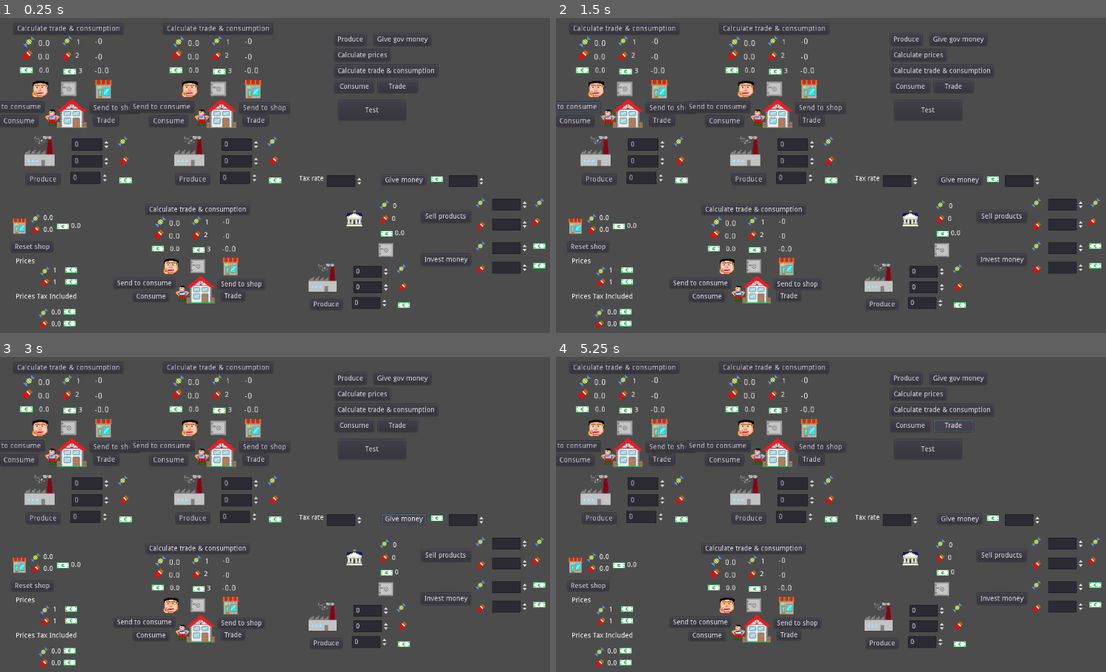
Above: before the commit, frames 1-4 (two rows, left to right).
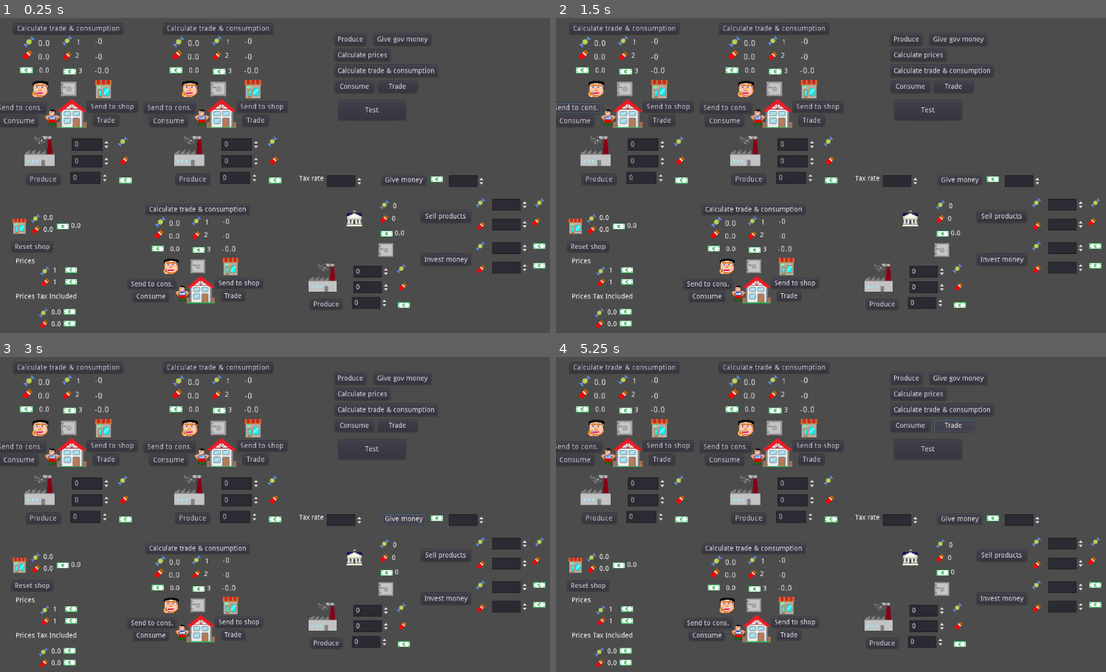
Above: after the commit, the same moments.

Repository: carlostgit/Fiat2
Game: Godot game, scene res://Fiat.tscn
The game is run twice, just before and just after one commit, with the same random seed, the same clock (stepped at 60 frames per second) and the same inputs.
Inputs (mouse positions are in pixels of both pictures, inside the frame that each line leads up to):
- Up to frame 1 (0.25 s): no input
- Up to frame 2 (1.5 s): click "Consume" at 0.5 s; click (567, 106) at 1.25 s, where only the run before the commit has a clickable "Send to consume"
- Up to frame 3 (3 s): click (22, 448) at 2 s, where only the run after the commit has a clickable "Send to cons."; click "Give money" at 2.75 s
- Up to frame 4 (5.25 s): click "Produce" at 3.5 s; click "Give gov money" at 4.25 s; click "Trade" at 5 s

The runs differ from the first frame. In frame 1, 0.6% of the frame differs, in the area x 0-52%, y 26-86%; in frame 2, 0.7%; in frame 3, 0.6%; in frame 4, 0.6%.

Commit message:
Avanzo y arreglo bug relacionado con copia de diccionarios

Diff:
--- a/Consumer.gd
+++ b/Consumer.gd
@@ -46,7 +46,7 @@
 
 
 func calculated_consumption_of_person(consumpt_dict):
-	_to_be_consumed_dict = consumpt_dict
+	_to_be_consumed_dict = consumpt_dict.duplicate()
 	update_labels()
 
 
--- a/Owner.gd
+++ b/Owner.gd
@@ -59,35 +59,31 @@
 		var old_value:float = _owned_amounts["bill"]
 		var value_to_add:float = product_amount_dict["bill"]
 		var new_value:float = old_value+value_to_add
-		$Bill/OwnedBillsLabel.set_text(str(new_value))
 		_owned_amounts["bill"]=new_value
 	if product_amount_dict.has("candy"):
 		var old_value:float = _owned_amounts["candy"]
 		var value_to_add:float = product_amount_dict["candy"]
 		var new_value:float = old_value+value_to_add
-		$Candy/OwnedCandiesLabel.set_text(str(new_value))
 		_owned_amounts["candy"]=new_value
 	if product_amount_dict.has("chocolate"):
 		var old_value:float = _owned_amounts["chocolate"]
 		var value_to_add:float = product_amount_dict["chocolate"]
 		var new_value:float = old_value+value_to_add
-		$Chocolate/OwnedChocolatesLabel.set_text(str(new_value))
 		_owned_amounts["chocolate"]=new_value
+	update_labels()
 	emit_products_updated_signal()
 
 func initialize_products(product_amount_dict:Dictionary):
 	if product_amount_dict.has("bill"):
 		var value:float = product_amount_dict["bill"]
-		$Bill/OwnedBillsLabel.set_text(str(value))
 		_owned_amounts["bill"]=value
 	if product_amount_dict.has("candy"):
 		var value:float = product_amount_dict["candy"]
-		$Candy/OwnedCandiesLabel.set_text(str(value))
 		_owned_amounts["candy"]=value
 	if product_amount_dict.has("chocolate"):
 		var value:float = product_amount_dict["chocolate"]
-		$Chocolate/OwnedChocolatesLabel.set_text(str(value))
 		_owned_amounts["chocolate"]=value
+	update_labels()
 
 func get_products()->Dictionary:
 	return _owned_amounts
@@ -99,14 +95,14 @@
 
 
 func _on_Trader_send_to_shop_signal(amountsdict):
-	_in_market_amounts = amountsdict
+	_in_market_amounts = amountsdict.duplicate()
 	update_labels()
 	emit_products_updated_signal()
 
 
 
 func _on_Consumer_send_products_to_consume_signal(to_be_consumed_dict):
-	_for_consumption_amounts = to_be_consumed_dict
+	_for_consumption_amounts = to_be_consumed_dict.duplicate()
 	update_labels()
 
 
--- a/TraderPerson.tscn
+++ b/TraderPerson.tscn
@@ -129,9 +129,10 @@
 }
 
 [node name="SendToShopButton" type="Button" parent="."]
-margin_left = 35.0
-margin_top = -20.0
-margin_right = 107.0
+margin_left = 30.0
+margin_top = -22.0
+margin_right = 125.0
+margin_bottom = -2.0
 text = "Send to shop"
 __meta__ = {
 "_edit_use_anchors_": false
@@ -148,21 +149,20 @@
 }
 
 [node name="SendToConsumeButton" type="Button" parent="."]
-margin_left = -176.0
-margin_top = -22.0
-margin_right = -53.0
-margin_bottom = -2.0
-text = "Send to consume"
+margin_left = -148.0
+margin_top = -20.0
+margin_right = -50.0
+text = "Send to cons."
 __meta__ = {
 "_edit_use_anchors_": false
 }
 [connection signal="send_products_to_consume_signal" from="Consumer" to="Owner" method="_on_Consumer_send_products_to_consume_signal"]
+[connection signal="send_to_shop_signal" from="Trader" to="Owner" method="_on_Trader_send_to_shop_signal"]
 [connection signal="send_to_shop_signal" from="Trader" to="." method="_on_Trader_send_to_shop_signal"]
-[connection signal="send_to_shop_signal" from="Trader" to="Owner" method="_on_Trader_send_to_shop_signal"]
 [connection signal="owner_products_updated_signal" from="Owner" to="." method="_on_Owner_owner_products_updated_signal"]
 [connection signal="pressed" from="CalcTradeAndConsumptionButton" to="." method="_on_CalcTradeAndConsumptionButton_pressed"]
+[connection signal="pressed" from="ConsumeButton" to="Owner" method="_on_ConsumeButton_pressed"]
 [connection signal="pressed" from="ConsumeButton" to="Consumer" method="_on_ConsumeButton_pressed"]
-[connection signal="pressed" from="ConsumeButton" to="Owner" method="_on_ConsumeButton_pressed"]
 [connection signal="pressed" from="SendToShopButton" to="Trader" method="_on_SendToShopButton_pressed"]
 [connection signal="pressed" from="TradeButton" to="." method="_on_TradeButton_pressed"]
 [connection signal="pressed" from="TradeButton" to="Trader" method="_on_TradeButton_pressed"]
